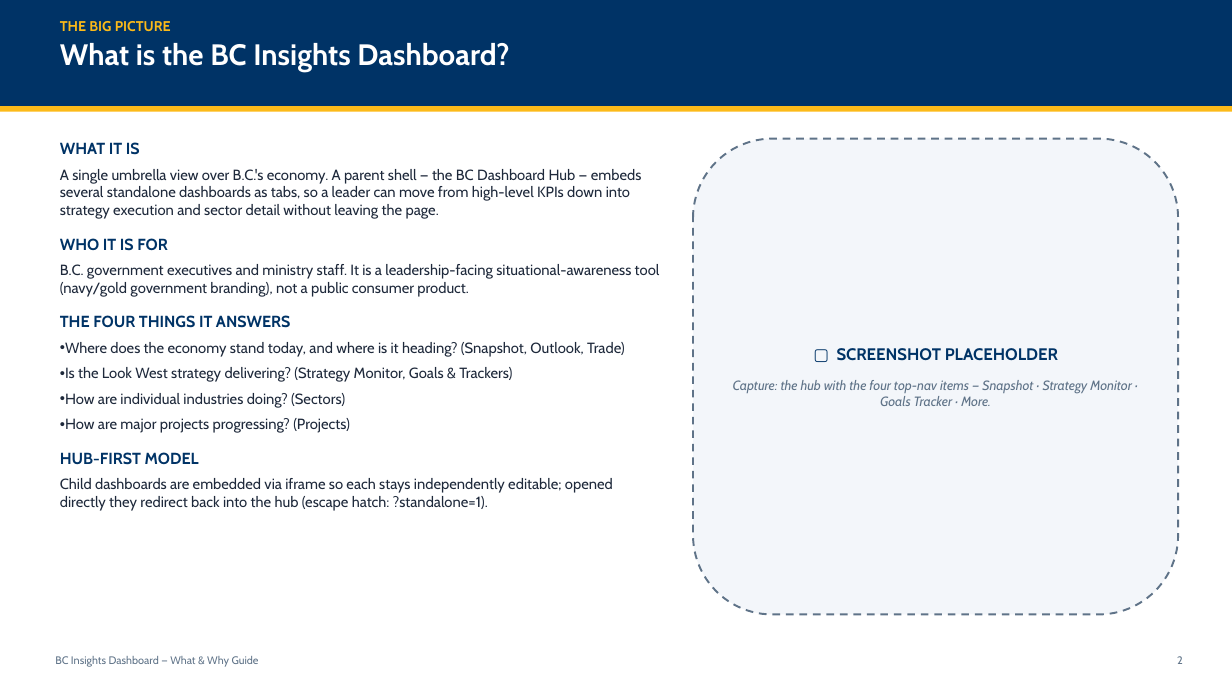
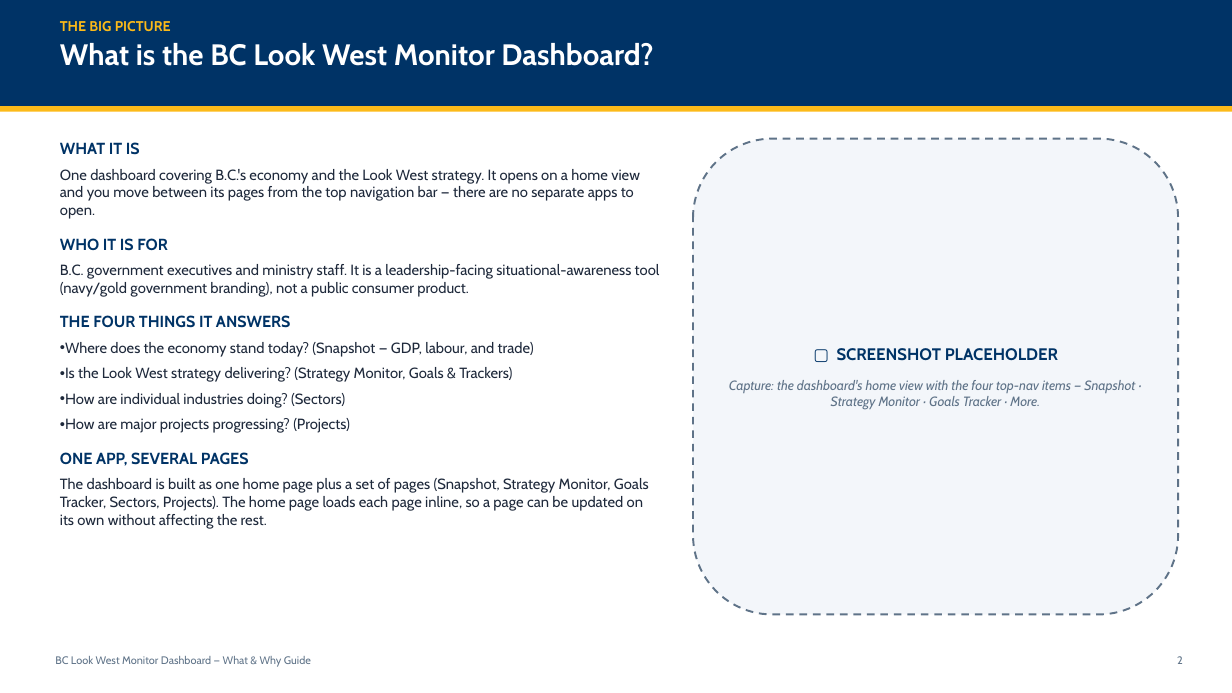
Before and after one commit to bcgov/BCLS, a slide deck: slide 3 of BCLS_Dashboard_Guide.pptx. Drawn at 1232x693 pixels with LibreOffice and Linux fonts; fonts in the diff are those of the drawing. Boxes give left, top, right and bottom in pixels: in the first picture for what was removed or moved away, otherwise in the second. Text is boxed around its words. In the diff, an @@ line names an element or a change of style, - is before the commit and + after.

```diff
--- a/BCLS_Dashboard_Guide.pptx
+++ b/BCLS_Dashboard_Guide.pptx
@@ text at [60,43,653,66]: text changed @@
-What is the BC Insights Dashboard?
+What is the BC Look West Monitor Dashboard?
@@ text at [60,169,640,219]: text changed @@
-A single umbrella view over B.C.'s economy. A parent shell — the BC Dashboard Hub — embeds several standalone dashboards as tabs, so a leader can move from high-level KPIs down into strategy execution and sector detail without leaving the page.
+One dashboard covering B.C.'s economy and the Look West strategy. It opens on a home view and you move between its pages from the top navigation bar — there are no separate apps to open.
@@ text at [65,342,534,357]: text changed @@
-• Where does the economy stand today, and where is it heading? (Snapshot, Outlook, Trade)
+• Where does the economy stand today? (Snapshot — GDP, labour, and trade)
@@ text in rounded rectangle at [729,380,1135,409]: text changed @@
-Capture: the hub with the four top-nav items — Snapshot · Strategy Monitor · Goals Tracker · More.
+Capture: the dashboard's home view with the four top-nav items — Snapshot · Strategy Monitor · Goals Tracker · More.
@@ text at [60,452,649,529]: text changed @@
-HUB-FIRST MODEL
-Child dashboards are embedded via iframe so each stays independently editable; opened directly they redirect back into the hub (escape hatch: ?standalone=1).
+ONE APP, SEVERAL PAGES
+The dashboard is built as one home page plus a set of pages (Snapshot, Strategy Monitor, Goals Tracker, Sectors, Projects). The home page loads each page inline, so a page can be updated on its own without affecting the rest.
@@ text at [55,656,311,667]: text changed @@
-BC Insights Dashboard — What & Why Guide
+BC Look West Monitor Dashboard — What & Why Guide
```
Also in this commit, not shown: 39 other slides changed, 8 slides added, 4 slides removed.
